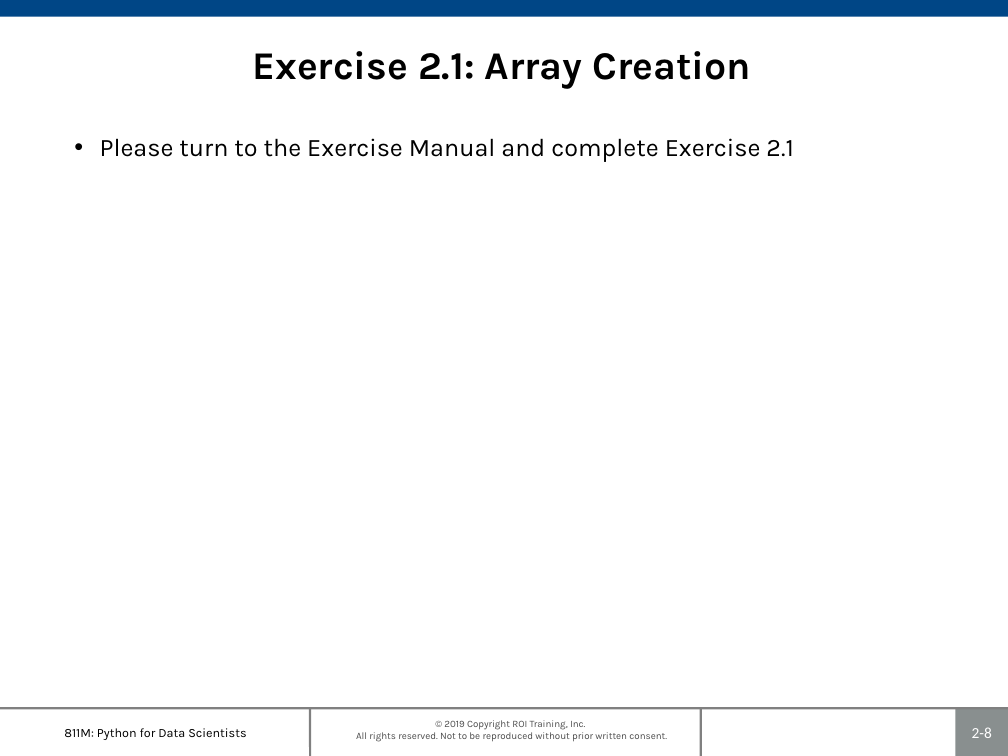
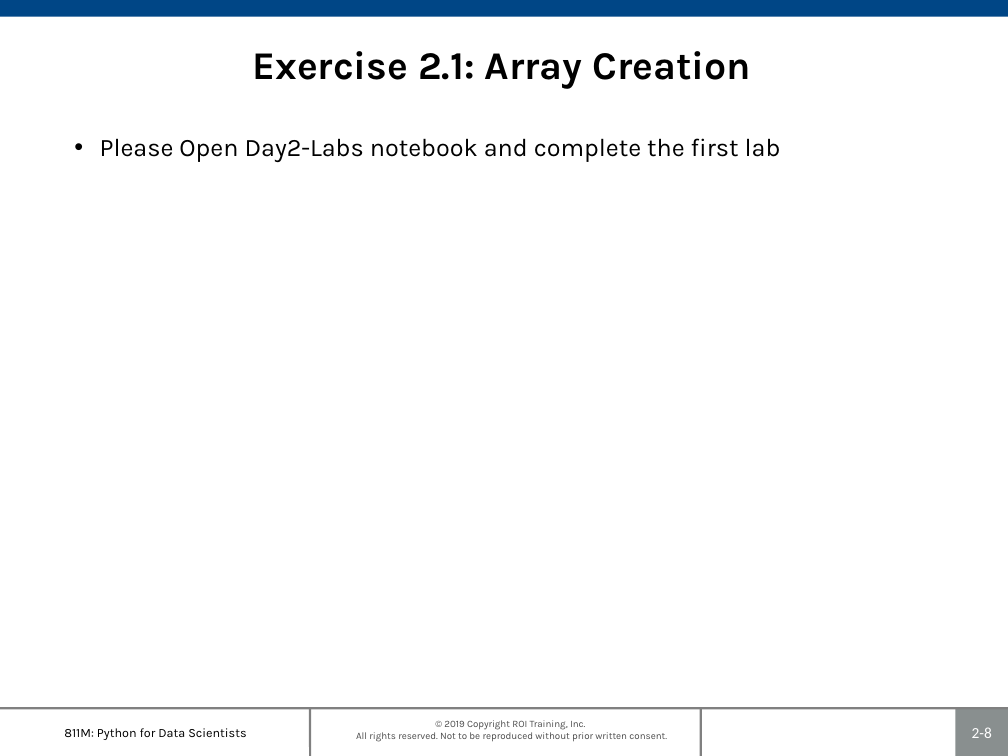
Before and after one commit to roitraining/PythonProgram, a slide deck: slide 8 of Day2-Numpy/Ch02_NumPyEssentials.pptx. Drawn at 1008x756 pixels with LibreOffice and Linux fonts; fonts in the diff are those of the drawing; background and template pictures are left out. Boxes give left, top, right and bottom in pixels: in the first picture for what was removed or moved away, otherwise in the second. Text is boxed around its words. In the diff, an @@ line names an element or a change of style, - is before the commit and + after.

```diff
--- a/Day2-Numpy/Ch02_NumPyEssentials.pptx
+++ b/Day2-Numpy/Ch02_NumPyEssentials.pptx
@@ text at bbox=[100, 138, 781, 162]: text changed @@
-• Please turn to the Exercise Manual and complete Exercise 2.1
+• Please Open Day2-Labs notebook and complete the first lab
```
Also in this commit, not shown: 2 other slides changed, 2 other files.
